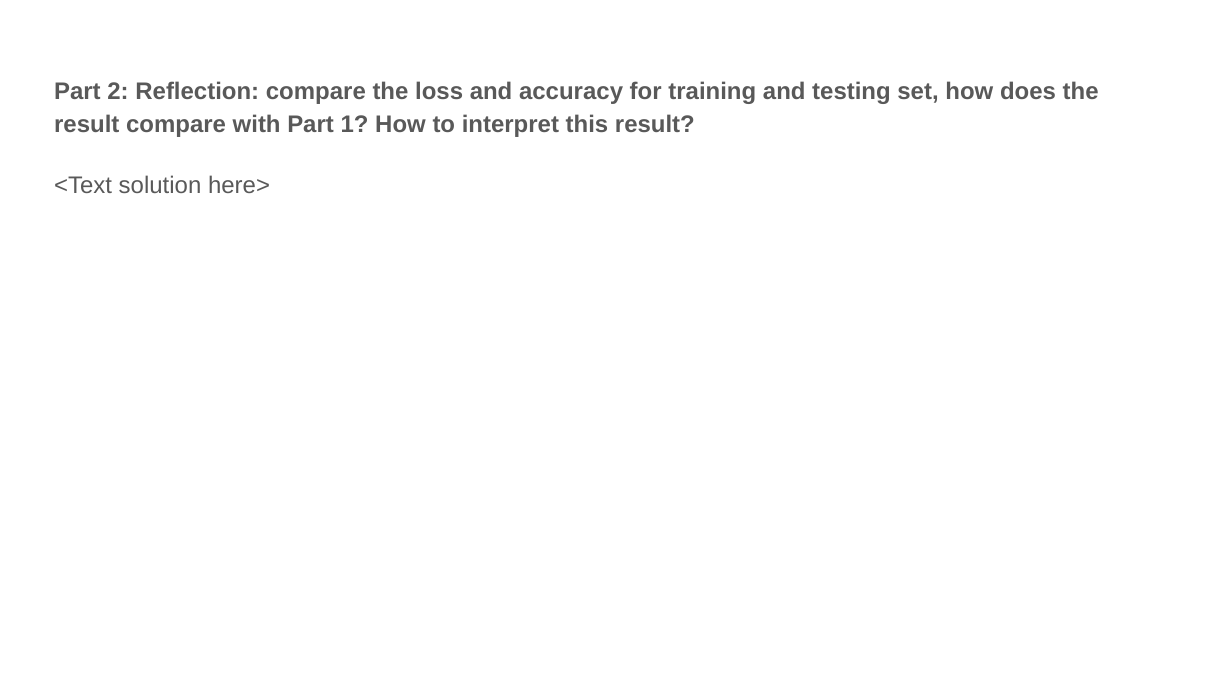
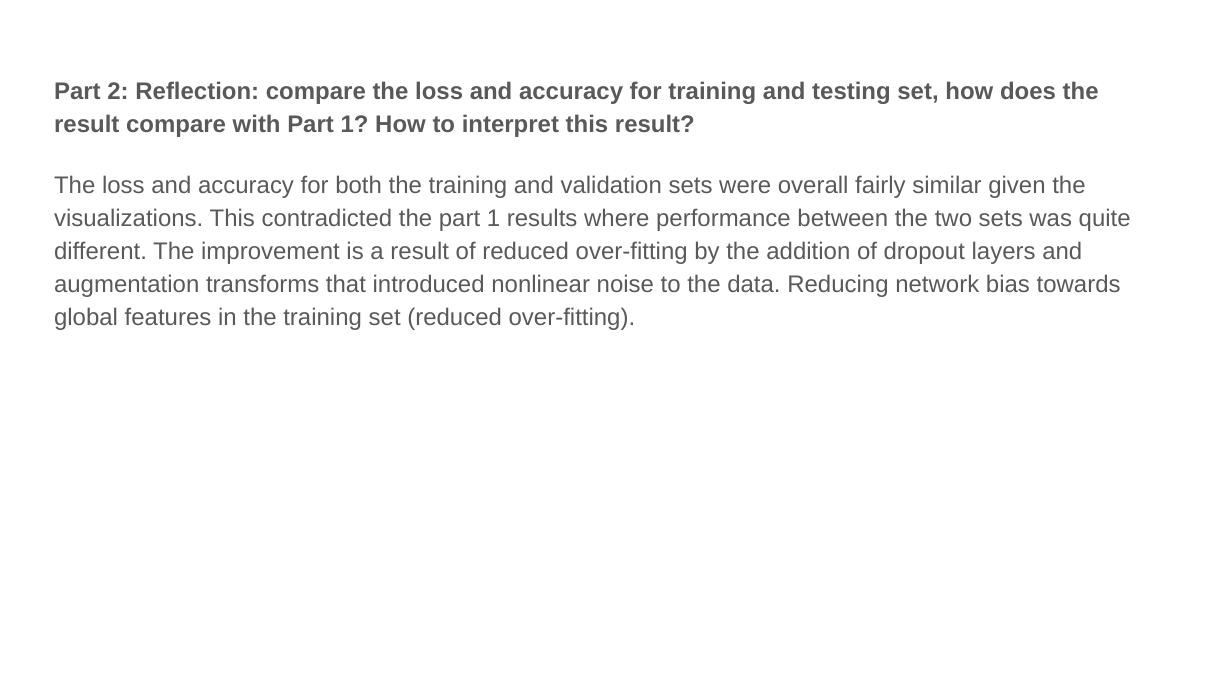
Before and after one commit to CasuallyAlive/Computer_Vision_Projects, a slide deck: slide 6 of src/proj6_6320/proj6_template.pptx. Drawn at 1232x693 pixels with LibreOffice and Linux fonts; fonts in the diff are those of the drawing. Boxes give left, top, right and bottom in pixels: in the first picture for what was removed or moved away, otherwise in the second. Text is boxed around its words. In the diff, an @@ line names an element or a change of style, - is before the commit and + after.

```diff
--- a/src/proj6_6320/proj6_template.pptx
+++ b/src/proj6_6320/proj6_template.pptx
@@ text at bbox=[54, 175, 1131, 330]: text changed @@
-<Text solution here>
+The loss and accuracy for both the training and validation sets were overall fairly similar given the visualizations. This contradicted the part 1 results where performance between the two sets was quite different. The improvement is a result of reduced over-fitting by the addition of dropout layers and augmentation transforms that introduced nonlinear noise to the data. Reducing network bias towards global features in the training set (reduced over-fitting).
```
Also in this commit, not shown: 9 other slides changed, 1 slide added, 1 slide removed, 9 other files.
